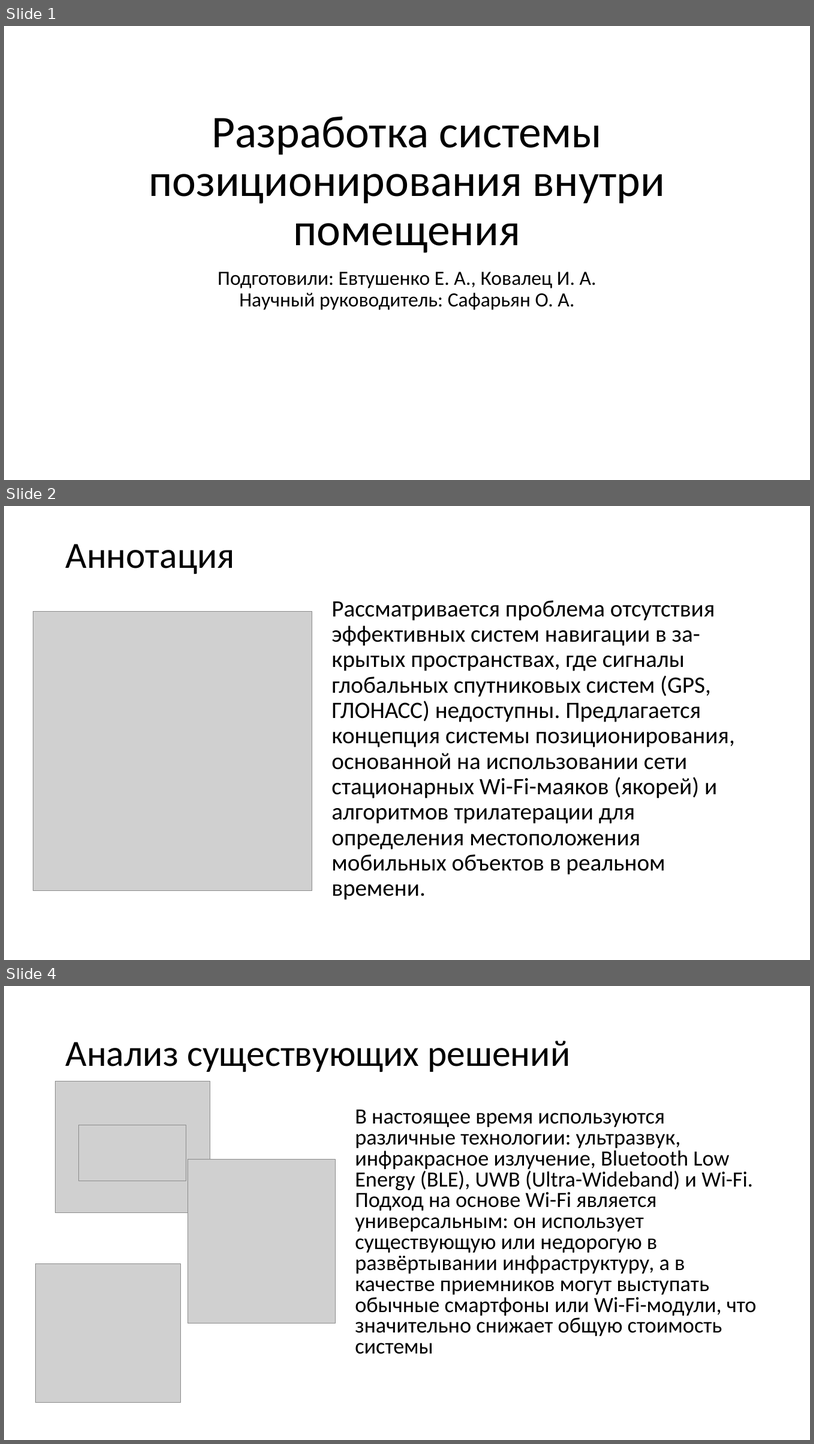
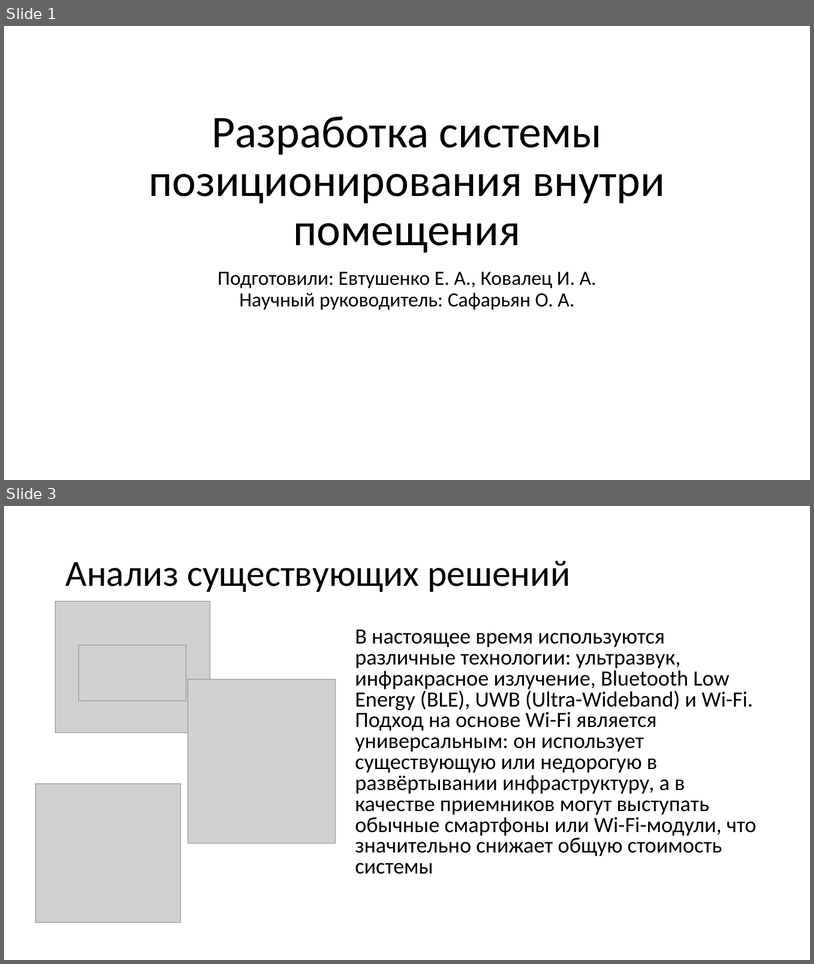
Before and after one commit to SuperB-GitHub/CyberGarden_2025, a slide deck: media/Научная работа/Разработка системы позиционирования внутри помещения.pptx. Shown one above the other, each under a label of ours: slides 1, 2 and 4 before the commit, slides 1 and 3 after it; the slides between them are not shown. The pictures are 814x1444 and 814x964 pixels, drawn with LibreOffice and Linux fonts; fonts in the diff are those of the drawing; grey boxes stand for pictures. Boxes give left, top, right and bottom in pixels: in the first picture for what was removed or moved away, otherwise in the second. Text is boxed around its words. In the diff, an @@ line names an element or a change of style, - is before the commit and + after.

```diff
--- a/media/Научная работа/Разработка системы позиционирования внутри помещения.pptx
+++ b/media/Научная работа/Разработка системы позиционирования внутри помещения.pptx
@@ slide 2 removed at bbox=[4, 506, 810, 960], background #FFFFFF @@
@@ title removed at bbox=[65, 544, 235, 574] @@
-Аннотация
@@ picture removed at bbox=[33, 611, 312, 890] @@
@@ text removed at bbox=[332, 600, 735, 900] @@
-Рассматривается проблема отсутствия эффективных систем навигации в за-крытых пространствах, где сигналы глобальных спутниковых систем (GPS, ГЛОНАСС) недоступны. Предлагается концепция системы позиционирования, основанной на использовании сети стационарных Wi-Fi-маяков (якорей) и алгоритмов трилатерации для определения местоположения мобильных объектов в реальном времени.
@@ what was slide 4 is now slide 3 @@
```
Also in this commit, not shown: 1 slide changed, 1 other file.
